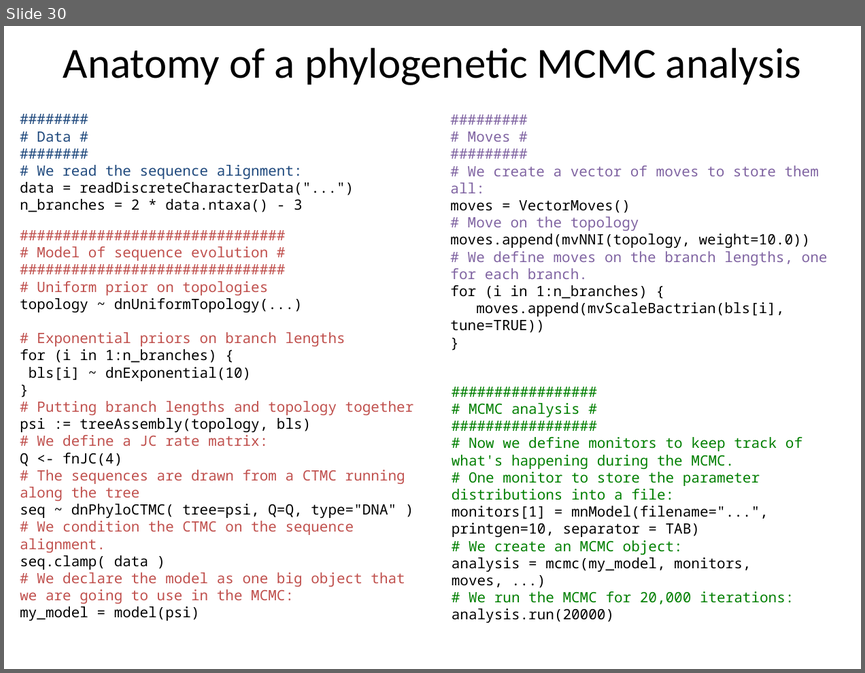
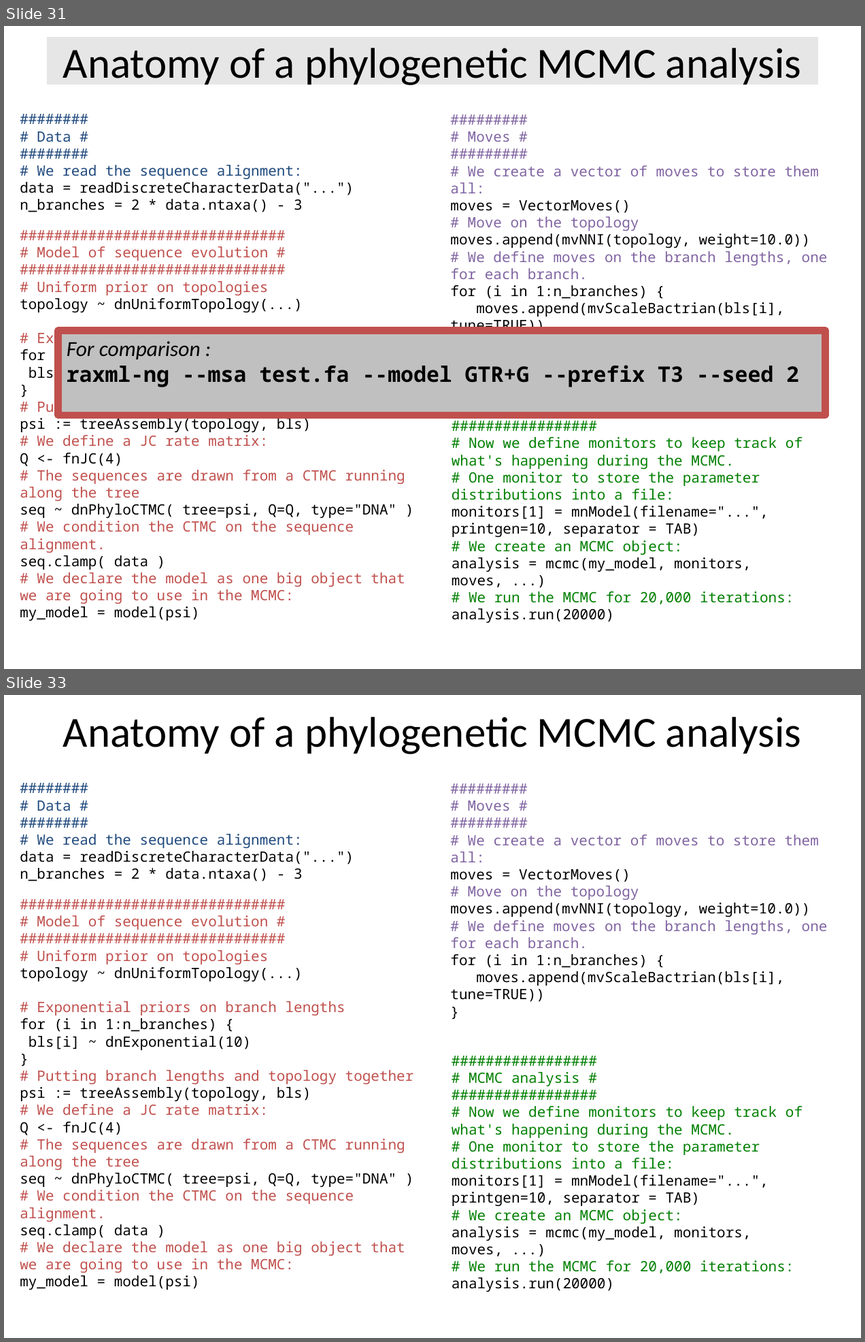
Before and after one commit to Boussau/boussau.github.io, a slide deck: COME_courses/Cambridge_2022/6_Bayesian_inference/RevBayesIntro.pptx. Shown one above the other, each under a label of ours: slide 30 before the commit, slides 31 and 33 after it; the slides between them are not shown. The pictures are 865x673 and 865x1342 pixels, drawn with LibreOffice and Linux fonts; fonts in the diff are those of the drawing. Boxes give left, top, right and bottom in pixels: in the first picture for what was removed or moved away, otherwise in the second. Text is boxed around its words. In the diff, an @@ line names an element or a change of style, - is before the commit and + after.

```diff
--- a/COME_courses/Cambridge_2022/6_Bayesian_inference/RevBayesIntro.pptx
+++ b/COME_courses/Cambridge_2022/6_Bayesian_inference/RevBayesIntro.pptx
@@ slide 31 added at <box>4,26,861,669</box>, background #FFFFFF @@
@@ title added at <box>47,37,818,84</box>, fill #E6E6E6, 36 pt, text #000000 @@
+Anatomy of a phylogenetic MCMC analysis
@@ text added at <box>20,131,354,212</box>, 12 pt, text #000000 @@
+########
+# Data #
+########
+# We read the sequence alignment:
+data = readDiscreteCharacterData("...")
+n_branches = 2 * data.ntaxa() - 3
@@ text added at <box>450,131,827,335</box>, 12 pt, text #8064A2 @@
+#########
+# Moves #
+#########
+# We create a vector of moves to store them all:
+moves = VectorMoves()
+# Move on the topology
+moves.append(mvNNI(topology, weight=10.0))
+# We define moves on the branch lengths, one for each branch.
+for (i in 1:n_branches) {
+moves.append(mvScaleBactrian(bls[i], tune=TRUE))
+}
@@ text added at <box>20,246,414,620</box>, 12 pt, text #C0504D @@
+###############################
+# Model of sequence evolution #
+###############################
+# Uniform prior on topologies
+topology ~ dnUniformTopology(...)
+# Exponential priors on branch lengths
+for (i in 1:n_branches) {
+bls[i] ~ dnExponential(10)
+}
+# Putting branch lengths and topology together
+psi := treeAssembly(topology, bls)
+# We define a JC rate matrix:
+Q <- fnJC(4)
+# The sequences are drawn from a CTMC running along the tree
+seq ~ dnPhyloCTMC( tree=psi, Q=Q, type="DNA" )
+# We condition the CTMC on the sequence alignment.
+seq.clamp( data )
+# We declare the model as one big object that we are going to use in the MCMC:
+my_model = model(psi)
@@ rectangle added at <box>58,330,825,415</box>, fill #C0C0C0, outline #C0504D 6 pt, 18 pt, text #000000, bold @@
+For comparison :
+raxml-ng --msa test.fa --model GTR+G --prefix T3 --seed 2
@@ text added at <box>451,412,802,622</box>, 12 pt, text #007F00 @@
+#################
+# MCMC analysis #
+#################
+# Now we define monitors to keep track of what's happening during the MCMC.
+# One monitor to store the parameter distributions into a file:
+monitors[1] = mnModel(filename="...", printgen=10, separator = TAB)
+# We create an MCMC object:
+analysis = mcmc(my_model, monitors, moves, ...)
+# We run the MCMC for 20,000 iterations:
+analysis.run(20000)
@@ what was slide 30 is now slide 33 @@
```
Also in this commit, not shown: 46 slides changed, 2 other slides added, 1 other file.
